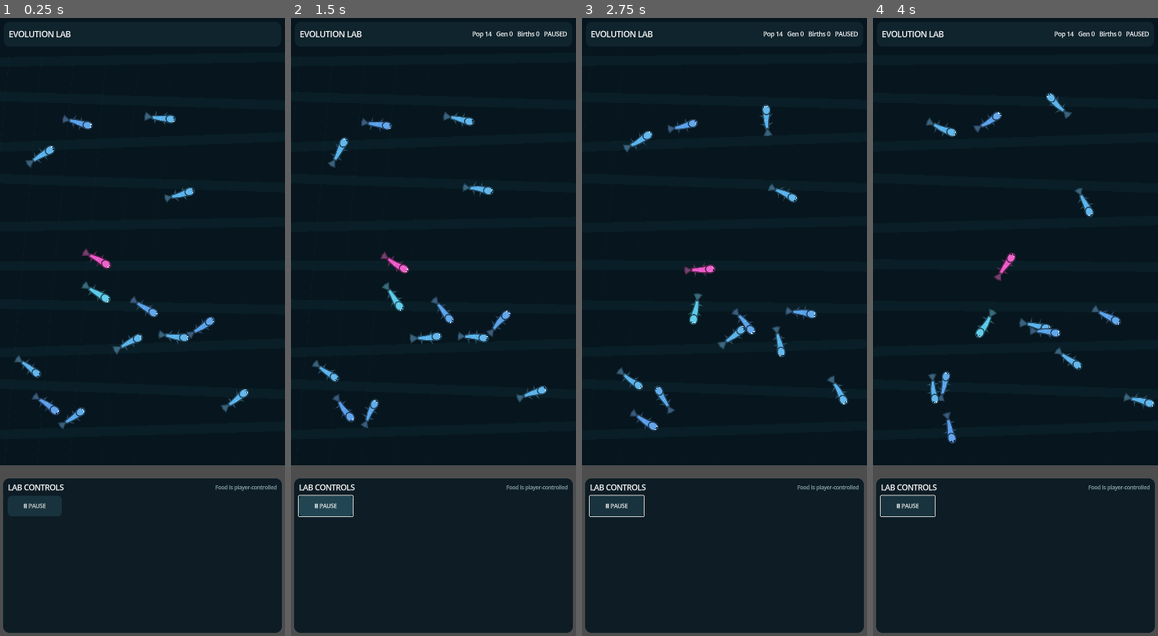
Above: before the commit, frames 1-4 (left to right).
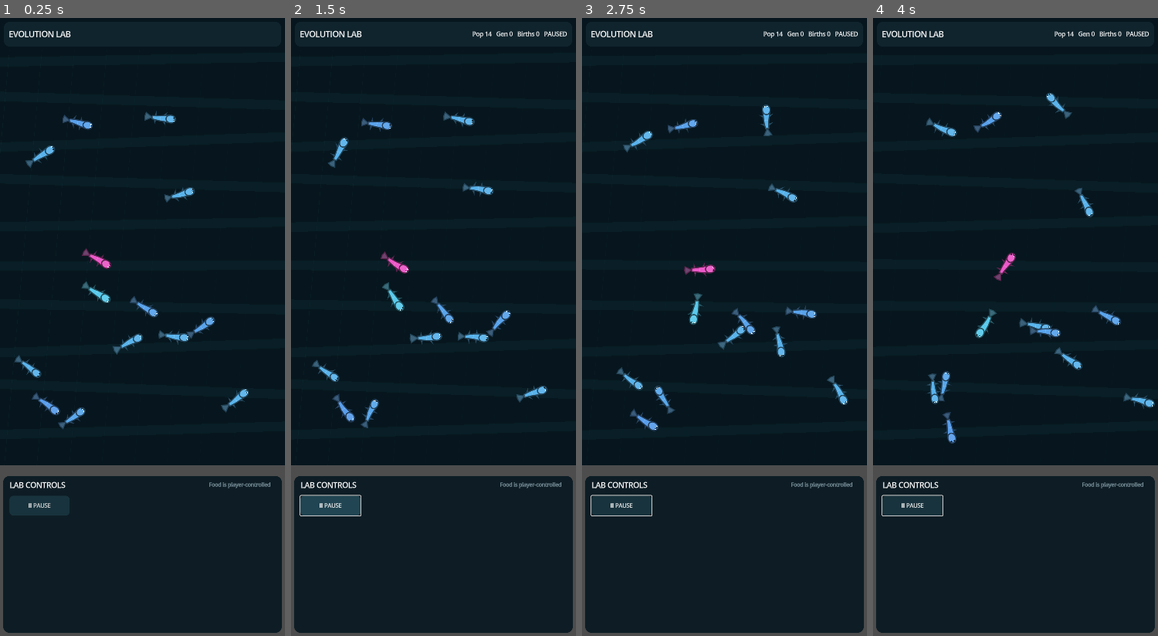
Above: after the commit, the same moments.

Repository: narmanb/procedural-evolution-simulator
Game: Godot game, scene res://scenes/main.tscn
Two runs of this game, one before a commit and one after it. Both use one fixed random seed, a clock stepped at 60 frames per second and the inputs below.
Inputs (mouse positions are in pixels of both pictures, inside the frame that each line leads up to):
- Up to frame 1 (0.25 s): no input
- Up to frame 2 (1.5 s): tap Enter at 0.5 s; move the mouse to (496, 296) at 0.52 s; tap Q at 0.6 s; click (496, 296) at 0.67 s; tap Space at 0.77 s; click "▶ RESUME" at 1.25 s
- Up to frame 3 (2.75 s): drag from (667, 357) to (710, 450) at 2.02 s
- Up to frame 4 (4 s): move the mouse to (1044, 191) at 2.77 s; tap Q at 2.85 s; click (1044, 191) at 2.92 s; drag from (1001, 450) to (930, 234) at 3.52 s

The runs differ from the first frame. In frame 1, 0.8% of the frame differs, in the area x 1-99%, y 74-80%; in frame 2, 1.0%, in the area x 1-99%, y 74-81%; in frame 3, 0.9%; in frame 4, 0.9%.
Error in both runs: unsupported format character in operator '%'. (res://scripts/main.gd:233)

Commit message:
Fix mobile control tray layout with explicit positions

Diff:
--- a/scripts/main.gd
+++ b/scripts/main.gd
@@ -134,154 +134,169 @@
     stats_label.add_theme_font_size_override("font_size", 15)
     top.add_child(stats_label)
 
-    # Contextual selected-creature panel. All individual actions live here.
+    # Selected creature card. Uses explicit positions so controls cannot be
+    # pushed off-screen by container minimum-size calculations on Android.
     inspector_panel = PanelContainer.new()
     inspector_panel.set_anchors_preset(Control.PRESET_BOTTOM_WIDE)
     inspector_panel.offset_left = 10.0
     inspector_panel.offset_right = -10.0
-    inspector_panel.offset_top = -684.0
-    inspector_panel.offset_bottom = -408.0
+    inspector_panel.offset_top = -688.0
+    inspector_panel.offset_bottom = -414.0
     inspector_panel.add_theme_stylebox_override("panel", _panel_style(Color("10242df2"), 14))
     inspector_panel.visible = false
     ui_root.add_child(inspector_panel)
 
-    var inspector_box := VBoxContainer.new()
-    inspector_box.add_theme_constant_override("separation", 6)
-    inspector_panel.add_child(inspector_box)
-
-    var inspector_header := HBoxContainer.new()
-    inspector_box.add_child(inspector_header)
+    var inspector_body := Control.new()
+    inspector_body.set_anchors_and_offsets_preset(Control.PRESET_FULL_RECT)
+    inspector_panel.add_child(inspector_body)
 
     var inspector_title := Label.new()
     inspector_title.text = "SELECTED CREATURE"
-    inspector_title.size_flags_horizontal = Control.SIZE_EXPAND_FILL
+    inspector_title.position = Vector2(4.0, 2.0)
+    inspector_title.size = Vector2(430.0, 40.0)
     inspector_title.add_theme_font_size_override("font_size", 17)
-    inspector_header.add_child(inspector_title)
+    inspector_body.add_child(inspector_title)
 
     vision_button = _make_button("VISION", _toggle_vision)
     vision_button.toggle_mode = true
-    vision_button.custom_minimum_size = Vector2(108.0, 42.0)
-    inspector_header.add_child(vision_button)
+    vision_button.position = Vector2(538.0, 0.0)
+    vision_button.size = Vector2(126.0, 42.0)
+    inspector_body.add_child(vision_button)
 
     inspector_label = RichTextLabel.new()
     inspector_label.bbcode_enabled = true
     inspector_label.fit_content = false
     inspector_label.scroll_active = false
-    inspector_label.custom_minimum_size = Vector2(0.0, 134.0)
+    inspector_label.position = Vector2(4.0, 46.0)
+    inspector_label.size = Vector2(660.0, 132.0)
     inspector_label.add_theme_font_size_override("normal_font_size", 15)
-    inspector_box.add_child(inspector_label)
-
-    var selected_grid := GridContainer.new()
-    selected_grid.columns = 4
-    selected_grid.add_theme_constant_override("h_separation", 6)
-    inspector_box.add_child(selected_grid)
+    inspector_body.add_child(inspector_label)
 
     drop_food_button = _make_button("DROP FOOD", _drop_food_selected)
-    drop_food_button.size_flags_horizontal = Control.SIZE_EXPAND_FILL
-    selected_grid.add_child(drop_food_button)
+    drop_food_button.position = Vector2(4.0, 184.0)
+    drop_food_button.size = Vector2(158.0, 50.0)
+    inspector_body.add_child(drop_food_button)
 
     boost_button = _make_button("ENERGY", _boost_selected)
-    boost_button.size_flags_horizontal = Control.SIZE_EXPAND_FILL
-    selected_grid.add_child(boost_button)
+    boost_button.position = Vector2(168.0, 184.0)
+    boost_button.size = Vector2(142.0, 50.0)
+    inspector_body.add_child(boost_button)
 
     breed_button = _make_button("MONSTER CHILD", _breed_selected)
-    breed_button.size_flags_horizontal = Control.SIZE_EXPAND_FILL
-    selected_grid.add_child(breed_button)
+    breed_button.position = Vector2(316.0, 184.0)
+    breed_button.size = Vector2(196.0, 50.0)
+    inspector_body.add_child(breed_button)
 
     remove_button = _make_button("REMOVE", _remove_selected)
-    remove_button.size_flags_horizontal = Control.SIZE_EXPAND_FILL
-    selected_grid.add_child(remove_button)
-
+    remove_button.position = Vector2(518.0, 184.0)
+    remove_button.size = Vector2(146.0, 50.0)
+    inspector_body.add_child(remove_button)
+
+    # Bottom lab tray. All controls are explicitly positioned for the 720-wide
+    # portrait design instead of relying on GridContainer sizing.
     var controls_panel := PanelContainer.new()
     controls_panel.set_anchors_preset(Control.PRESET_BOTTOM_WIDE)
     controls_panel.offset_left = 8.0
     controls_panel.offset_right = -8.0
-    controls_panel.offset_top = -398.0
+    controls_panel.offset_top = -404.0
     controls_panel.offset_bottom = -8.0
     controls_panel.add_theme_stylebox_override("panel", _panel_style(Color("0c1c24f7"), 16))
     ui_root.add_child(controls_panel)
 
-    var controls := VBoxContainer.new()
-    controls.add_theme_constant_override("separation", 7)
-    controls_panel.add_child(controls)
-
-    var control_header := HBoxContainer.new()
-    controls.add_child(control_header)
+    var controls_body := Control.new()
+    controls_body.set_anchors_and_offsets_preset(Control.PRESET_FULL_RECT)
+    controls_panel.add_child(controls_body)
 
     var control_title := Label.new()
     control_title.text = "LAB CONTROLS"
-    control_title.size_flags_horizontal = Control.SIZE_EXPAND_FILL
+    control_title.position = Vector2(4.0, 0.0)
+    control_title.size = Vector2(250.0, 34.0)
     control_title.add_theme_font_size_override("font_size", 19)
-    control_header.add_child(control_title)
+    controls_body.add_child(control_title)
 
     var hint := Label.new()
     hint.text = "Food is player-controlled"
+    hint.position = Vector2(386.0, 3.0)
+    hint.size = Vector2(278.0, 30.0)
+    hint.horizontal_alignment = HORIZONTAL_ALIGNMENT_RIGHT
     hint.add_theme_color_override("font_color", Color("91aab5"))
     hint.add_theme_font_size_override("font_size", 13)
-    control_header.add_child(hint)
-
-    var time_grid := GridContainer.new()
-    time_grid.columns = 5
-    time_grid.add_theme_constant_override("h_separation", 6)
-    controls.add_child(time_grid)
+    controls_body.add_child(hint)
 
     pause_button = _make_button("Ⅱ PAUSE", _toggle_pause)
-    pause_button.size_flags_horizontal = Control.SIZE_EXPAND_FILL
-    time_grid.add_child(pause_button)
-
+    pause_button.position = Vector2(4.0, 40.0)
+    pause_button.size = Vector2(152.0, 50.0)
+    controls_body.add_child(pause_button)
+
+    var speed_x := [162.0, 286.0, 410.0, 534.0]
     for i in range(SPEEDS.size()):
         var button := _make_button("%gx" % SPEEDS[i], _set_speed.bind(i))
         button.toggle_mode = true
-        button.size_flags_horizontal = Control.SIZE_EXPAND_FILL
-        time_grid.add_child(button)
+        button.position = Vector2(float(speed_x[i]), 40.0)
+        button.size = Vector2(118.0, 50.0)
+        controls_body.add_child(button)
         speed_buttons.append(button)
-
-    var lab_grid := GridContainer.new()
-    lab_grid.columns = 3
-    lab_grid.add_theme_constant_override("h_separation", 6)
-    lab_grid.add_theme_constant_override("v_separation", 6)
-    controls.add_child(lab_grid)
 
     food_paint_button = _make_button("FOOD PAINT", _toggle_food_paint)
     food_paint_button.toggle_mode = true
-    food_paint_button.size_flags_horizontal = Control.SIZE_EXPAND_FILL
-    lab_grid.add_child(food_paint_button)
+    food_paint_button.position = Vector2(4.0, 98.0)
+    food_paint_button.size = Vector2(212.0, 50.0)
+    controls_body.add_child(food_paint_button)
 
     var random_food_button := _make_button("+ RANDOM FOOD", _random_food)
-    random_food_button.size_flags_horizontal = Control.SIZE_EXPAND_FILL
-    lab_grid.add_child(random_food_button)
+    random_food_button.position = Vector2(222.0, 98.0)
+    random_food_button.size = Vector2(220.0, 50.0)
+    controls_body.add_child(random_food_button)
 
     var clear_food_button := _make_button("CLEAR FOOD", _clear_food)
-    clear_food_button.size_flags_horizontal = Control.SIZE_EXPAND_FILL
-    lab_grid.add_child(clear_food_button)
+    clear_food_button.position = Vector2(448.0, 98.0)
+    clear_food_button.size = Vector2(216.0, 50.0)
+    controls_body.add_child(clear_food_button)
 
     mutation_button = _make_button("MUTATION 1x", _cycle_mutation)
-    mutation_button.size_flags_horizontal = Control.SIZE_EXPAND_FILL
-    lab_grid.add_child(mutation_button)
+    mutation_button.position = Vector2(4.0, 156.0)
+    mutation_button.size = Vector2(212.0, 50.0)
+    controls_body.add_child(mutation_button)
 
     var mutants_button := _make_button("+3 MUTANTS", _introduce_mutants)
-    mutants_button.size_flags_horizontal = Control.SIZE_EXPAND_FILL
-    lab_grid.add_child(mutants_button)
+    mutants_button.position = Vector2(222.0, 156.0)
+    mutants_button.size = Vector2(220.0, 50.0)
+    controls_body.add_child(mutants_button)
 
     var cull_button := _make_button("CULL 25%", _cull_population)
-    cull_button.size_flags_horizontal = Control.SIZE_EXPAND_FILL
-    lab_grid.add_child(cull_button)
+    cull_button.position = Vector2(448.0, 156.0)
+    cull_button.size = Vector2(216.0, 50.0)
+    controls_body.add_child(cull_button)
 
     food_map_button = _make_button("FOOD MAP", _toggle_food_map)
     food_map_button.toggle_mode = true
-    food_map_button.size_flags_horizontal = Control.SIZE_EXPAND_FILL
-    lab_grid.add_child(food_map_button)
+    food_map_button.position = Vector2(4.0, 214.0)
+    food_map_button.size = Vector2(212.0, 50.0)
+    controls_body.add_child(food_map_button)
 
     var new_world_button := _make_button("NEW WORLD", _new_world)
-    new_world_button.size_flags_horizontal = Control.SIZE_EXPAND_FILL
-    lab_grid.add_child(new_world_button)
+    new_world_button.position = Vector2(222.0, 214.0)
+    new_world_button.size = Vector2(220.0, 50.0)
+    controls_body.add_child(new_world_button)
+
+    var select_hint := Label.new()
+    select_hint.text = "Tap a creature for individual controls"
+    select_hint.position = Vector2(448.0, 214.0)
+    select_hint.size = Vector2(216.0, 50.0)
+    select_hint.vertical_alignment = VERTICAL_ALIGNMENT_CENTER
+    select_hint.horizontal_alignment = HORIZONTAL_ALIGNMENT_CENTER
+    select_hint.autowrap_mode = TextServer.AUTOWRAP_WORD_SMART
+    select_hint.add_theme_color_override("font_color", Color("91aab5"))
+    select_hint.add_theme_font_size_override("font_size", 12)
+    controls_body.add_child(select_hint)
 
     event_label = Label.new()
-    event_label.custom_minimum_size = Vector2(0.0, 44.0)
+    event_label.position = Vector2(4.0, 274.0)
+    event_label.size = Vector2(660.0, 78.0)
     event_label.autowrap_mode = TextServer.AUTOWRAP_WORD_SMART
     event_label.add_theme_color_override("font_color", Color("9fc3cf"))
     event_label.add_theme_font_size_override("font_size", 14)
-    controls.add_child(event_label)
+    controls_body.add_child(event_label)
 
     _update_speed_buttons()
     _update_selected_buttons()
@@ -289,7 +304,6 @@
 func _make_button(text: String, callback: Callable) -> Button:
     var button := Button.new()
     button.text = text
-    button.custom_minimum_size = Vector2(0.0, 52.0)
     button.add_theme_font_size_override("font_size", 14)
     button.add_theme_stylebox_override("normal", _button_style(Color("18333d"), 10))
     button.add_theme_stylebox_override("hover", _button_style(Color("214552"), 10))
